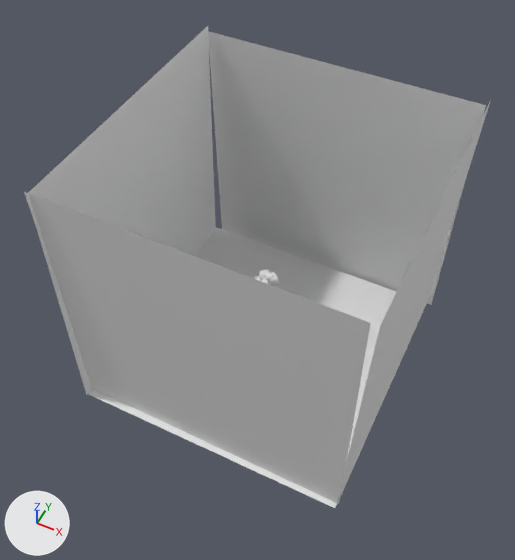
A saved change to the Blender file resources/suzanne.blend.
Rendered twice from a 50 mm camera at (17.5, -36.8, 45.8) aimed at (-0.7, -0.5, 0.4). Lighting does not change. The marker at lower left points along +X, +Y and +Z. The older version comes first.
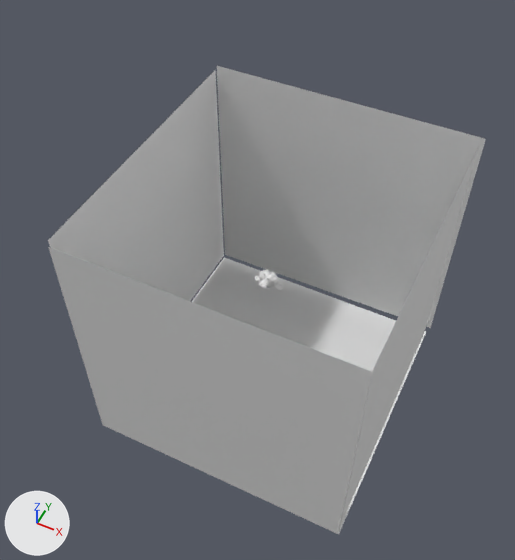
Location of each change, (x1, y1, x2, y2) in pixels of the pictures (515 x 560 px):
'Plane', moved, turned
    before: (24, 192, 371, 504)
    after: (217, 66, 486, 328)
'Plane.001', moved, turned
    before: (88, 228, 427, 508)
    after: (48, 247, 372, 534)
'Plane.004', moved, turned
    before: (208, 31, 486, 305)
    after: (337, 147, 479, 533)
'Plane.003', moved, turned
    before: (26, 26, 216, 395)
    after: (48, 71, 224, 301)
'Plane.002', moved, turned
    before: (335, 100, 491, 507)
    after: (192, 257, 426, 533)

Patch to the scene script:
```diff
--- a/resources/suzanne.blend.py
+++ b/resources/suzanne.blend.py
@@ ob_plane @@
 ob_plane = bpy.data.objects.new('Plane', me_plane)
-ob_plane.location = (0.09, -11.78, 2.87)
-ob_plane.rotation_euler = (0.107, -1.546, -1.687)  # degrees (6.1, -89, -97)
+ob_plane.location = (0.99, 12.17, -0.91)
+ob_plane.rotation_euler = (0.0, -1.566, 1.579)  # degrees (0, -90, 90)
 ob_plane.scale = (12.1, 12.1, 12.1)
@@ ob_plane_001 @@
 ob_plane_001 = bpy.data.objects.new('Plane.001', me_plane_001)
-ob_plane_001.location = (0.0, 0.0, -9.13)
+ob_plane_001.location = (0.66, -11.86, -2.08)
+ob_plane_001.rotation_euler = (0.0, -1.566, 1.579)  # degrees (0, -90, 90)
 ob_plane_001.scale = (12.1, 12.1, 12.1)
@@ ob_plane_002 @@
 ob_plane_002 = bpy.data.objects.new('Plane.002', me_plane_002)
-ob_plane_002.location = (12.32, 0.01, 2.82)
-ob_plane_002.rotation_euler = (0.0, -1.546, 0.0)  # degrees (0, -89, 0)
+ob_plane_002.location = (0.69, 0.22, -13.8)
 ob_plane_002.scale = (12.1, 12.1, 12.1)
@@ ob_plane_003 @@
 ob_plane_003 = bpy.data.objects.new('Plane.003', me_plane_003)
-ob_plane_003.location = (-11.82, -0.13, 2.89)
-ob_plane_003.rotation_euler = (0.0, -1.552, 0.0)  # degrees (0, -89, 0)
+ob_plane_003.location = (-11.34, 0.21, -1.46)
+ob_plane_003.rotation_euler = (0.0, -1.566, 0.0)  # degrees (0, -90, 0)
 ob_plane_003.scale = (12.1, 12.1, 12.1)
@@ ob_plane_004 @@
 ob_plane_004 = bpy.data.objects.new('Plane.004', me_plane_004)
-ob_plane_004.location = (0.39, 12.18, 2.34)
-ob_plane_004.rotation_euler = (0.107, -1.546, -1.687)  # degrees (6.1, -89, -97)
+ob_plane_004.location = (12.65, 0.04, -1.46)
+ob_plane_004.rotation_euler = (0.0, -1.566, 0.0)  # degrees (0, -90, 0)
 ob_plane_004.scale = (12.1, 12.1, 12.1)
```
